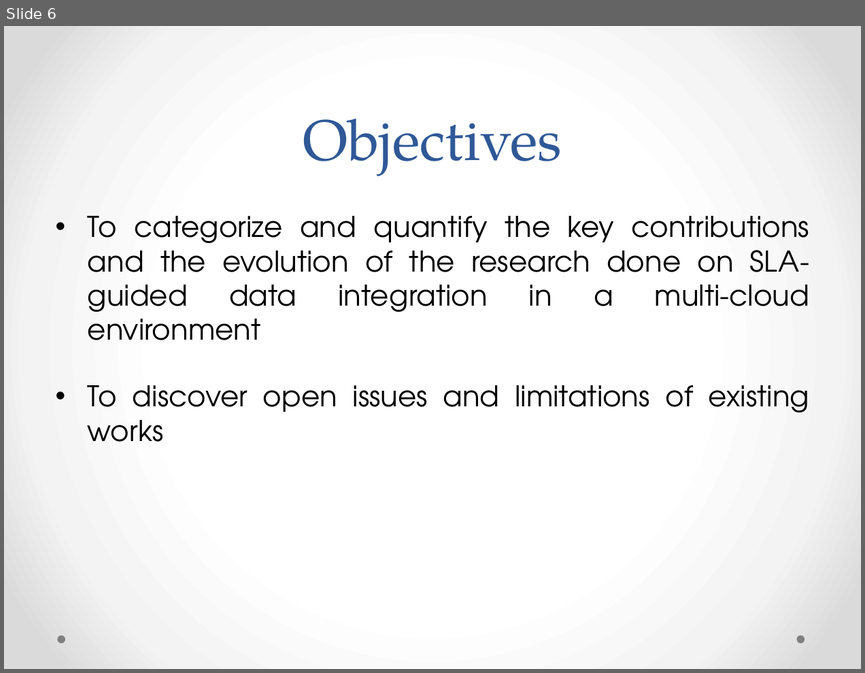
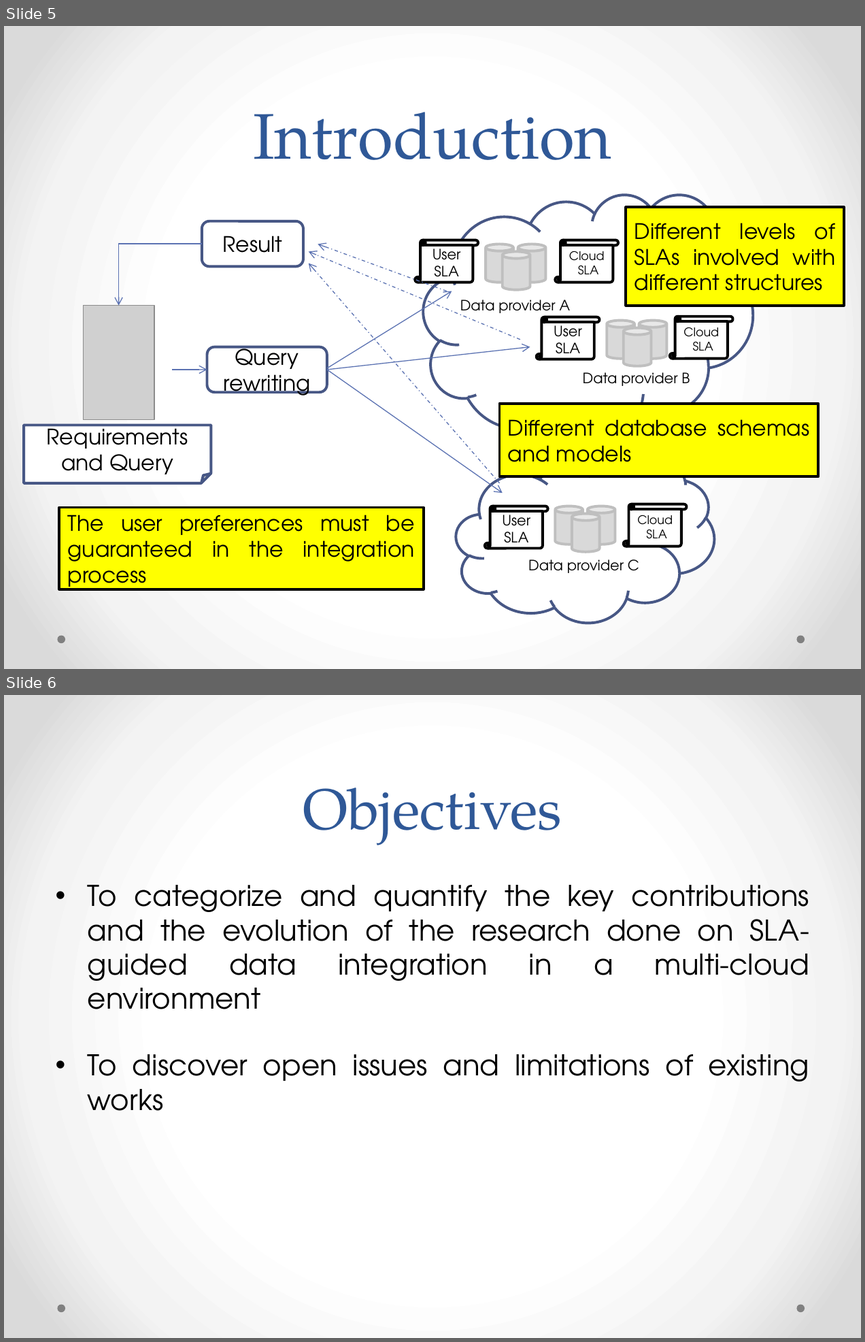
Before and after one commit to danielboni/DanielCarvalho-PhD, a slide deck: Presentations/DEXA 2015 Presentation.pptx. Shown one above the other, each under a label of ours: slide 6 before the commit, slides 5 and 6 after it. The pictures are 865x673 and 865x1342 pixels, drawn with LibreOffice and Linux fonts; fonts in the diff are those of the drawing; grey boxes stand for pictures. Boxes give left, top, right and bottom in pixels: in the first picture for what was removed or moved away, otherwise in the second. Text is boxed around its words. In the diff, an @@ line names an element or a change of style, - is before the commit and + after.

```diff
--- a/Presentations/DEXA 2015 Presentation.pptx
+++ b/Presentations/DEXA 2015 Presentation.pptx
@@ slide 5 added at <box>4,26,861,669</box>, background gradient #FFFFFF to #F4F4F4 to #DADADA; not listed: 2 template elements that a slide beside it also shows @@
@@ title added at <box>253,112,612,160</box>, 54 pt, text #2F5897 @@
+Introduction
@@ rectangle added at <box>626,207,844,305</box>, fill #FFFF00, outline #000000 2.25 pt, 18 pt, text #000000 @@
+Different levels of SLAs involved with different structures
@@ rounded rectangle added at <box>202,221,303,267</box>, fill #FFFFFF, outline #475785 2.25 pt, 18 pt, text #000000 @@
+Result
@@ elbow arrow added from (202, 244) to (119, 305), #5C72B2 0.75 pt @@
@@ arrow added from (446, 291) to (317, 244), #5C72B2 0.75 pt dashed @@
@@ vertical scroll added at <box>415,240,479,282</box>, fill #FFFFFF, outline #000000 2.25 pt, 12 pt, text #000000 @@
+User SLA
@@ vertical scroll added at <box>555,240,618,282</box>, fill #FFFFFF, outline #000000 2.25 pt, 10 pt, text #000000 @@
+Cloud SLA
@@ arrow added from (520, 339) to (308, 251), #5C72B2 0.75 pt dashed @@
@@ arrow added from (499, 483) to (308, 263), #5C72B2 0.75 pt dashed @@
@@ arrow added from (327, 368) to (452, 291), #5C72B2 0.75 pt @@
@@ picture added at <box>83,305,154,420</box> @@
@@ vertical scroll added at <box>536,316,600,359</box>, fill #FFFFFF, outline #000000 2.25 pt, 12 pt, text #000000 @@
+User SLA
@@ vertical scroll added at <box>670,316,733,359</box>, fill #FFFFFF, outline #000000 2.25 pt, 10 pt, text #000000 @@
+Cloud SLA
@@ rounded rectangle added at <box>207,346,327,392</box>, fill #FFFFFF, outline #475785 2.25 pt, 18 pt, text #000000 @@
+Query rewriting
@@ arrow added from (327, 369) to (530, 346), #5C72B2 0.75 pt @@
@@ arrow added from (172, 369) to (207, 369), #5C72B2 0.75 pt @@
@@ arrow added from (327, 369) to (502, 493), #5C72B2 0.75 pt @@
@@ group added at <box>423,194,752,442</box>: 6 cylinders, 2 texts, 1 cloud @@
+Data provider A
+Data provider B
@@ rectangle added at <box>499,403,818,476</box>, fill #FFFF00, outline #000000 2.25 pt, 18 pt, text #000000 @@
+Different database schemas and models
@@ folded corner added at <box>24,425,211,484</box>, fill #FFFFFF, outline #475785 2.25 pt, 18 pt, text #000000 @@
+Requirements and Query
@@ rectangle added at <box>60,507,424,589</box>, fill #FFFF00, outline #000000 2.25 pt, 18 pt, text #000000 @@
+The user preferences must be guaranteed in the integration process
@@ vertical scroll added at <box>485,506,548,548</box>, fill #FFFFFF, outline #000000 2.25 pt, 12 pt, text #000000 @@
+User SLA
@@ vertical scroll added at <box>623,504,687,546</box>, fill #FFFFFF, outline #000000 2.25 pt, 10 pt, text #000000 @@
+Cloud SLA
@@ group added at <box>456,460,715,622</box>: 3 cylinders, 1 cloud, 1 text @@
+Data provider C
```
Also in this commit, not shown: 2 slides changed, 1 slide removed.
